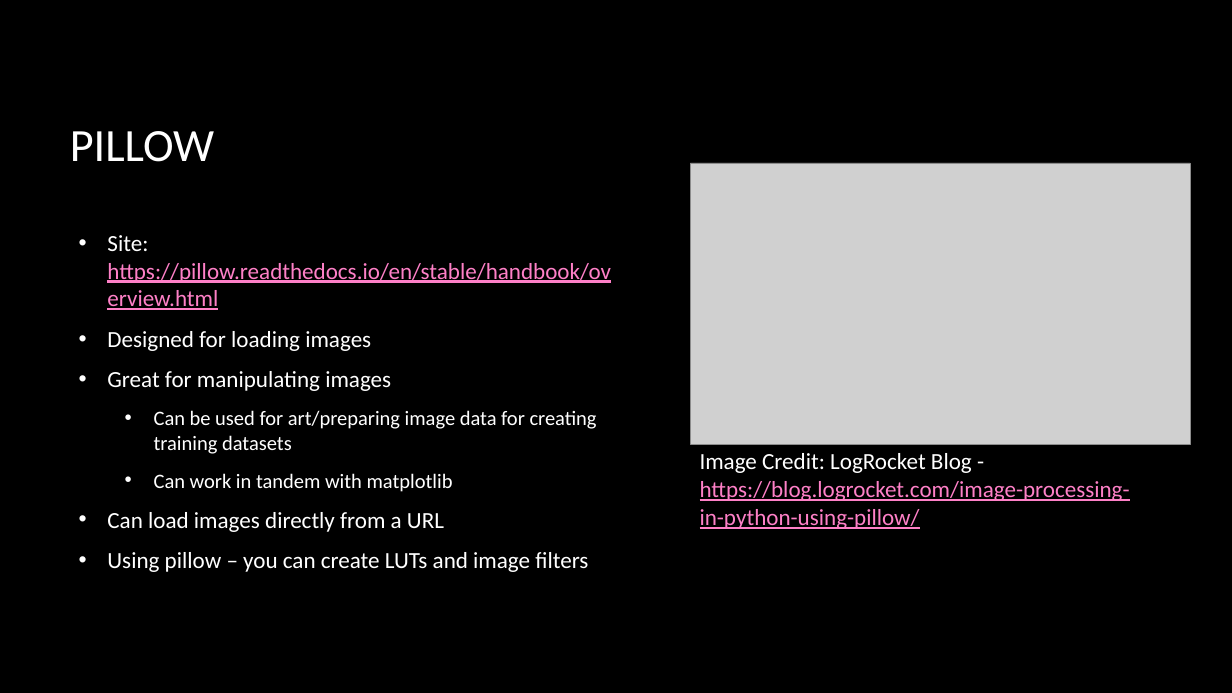
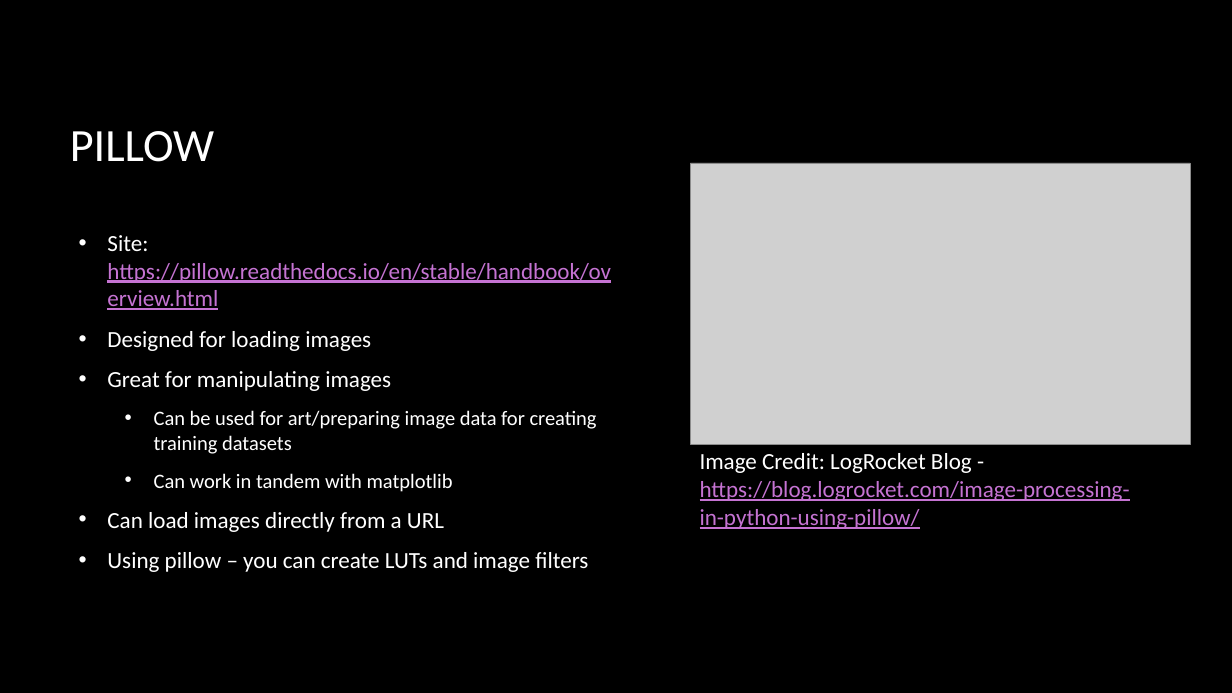
Before and after one commit to smandhai/Astro-Data-Handling-Tutorials, a slide deck: slide 19 of Intro to Astro-data .pptx. Drawn at 1232x693 pixels with LibreOffice and Linux fonts; fonts in the diff are those of the drawing; grey boxes stand for pictures; background and template pictures are left out. Boxes give left, top, right and bottom in pixels: in the first picture for what was removed or moved away, otherwise in the second. Text is boxed around its words. In the diff, an @@ line names an element or a change of style, - is before the commit and + after.

```diff
--- a/Intro to Astro-data .pptx
+++ b/Intro to Astro-data .pptx
@@ text at [107,235,611,310]: text colour #FE80C7 to #C573D2 in "https://pillow.readthedocs.io/en/stable/handbook/overview.ht ..." @@
@@ text "Image Credit: LogRocket Blog - ..." at [700,453,1130,529]: text colour #FE80C7 to #C573D2 in "https://blog.logrocket.com/image-processing-in-python-using- ..." @@
```
Also in this commit, not shown: 11 other slides changed, 2 slides added, 1 slide removed, 1 other file.
